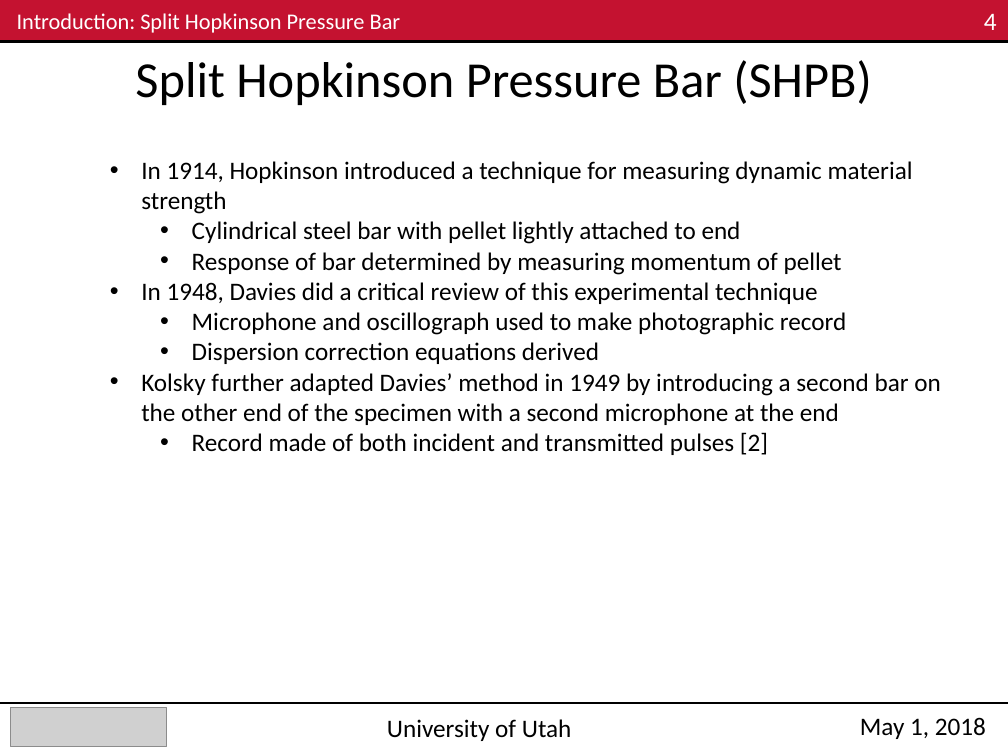
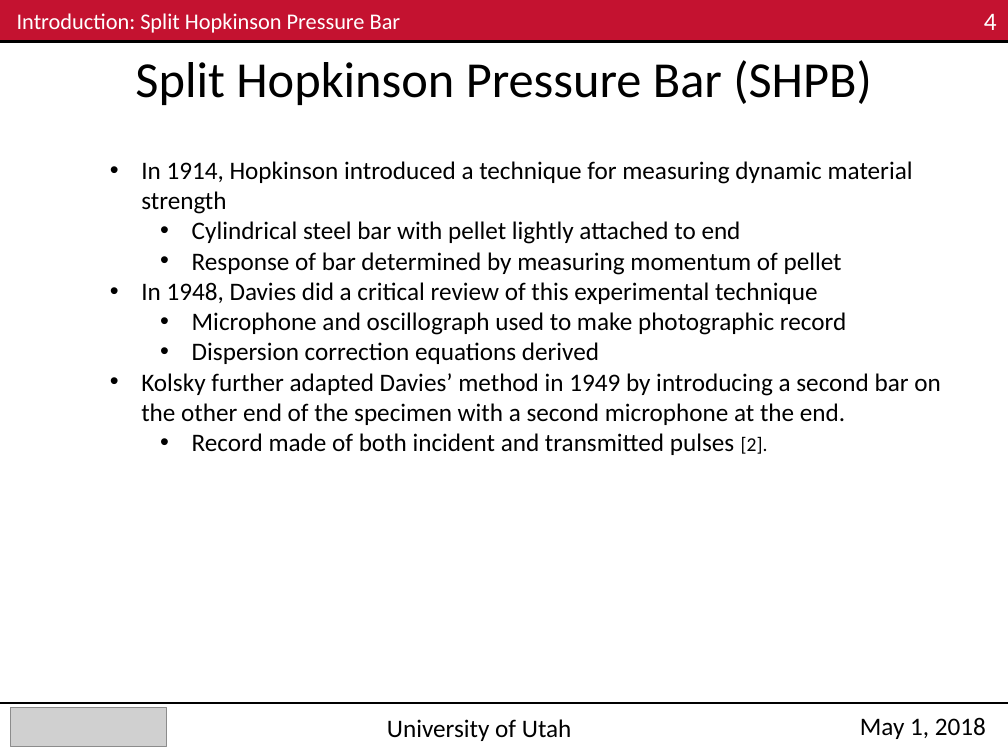
Before and after one commit to Mar-ten/PMAA_Fracture, a slide deck: slide 4 of ME EN 6960_Group4_Exp3_Nick.pptx. Drawn at 1008x756 pixels with LibreOffice and Linux fonts; fonts in the diff are those of the drawing; grey boxes stand for pictures. Boxes give left, top, right and bottom in pixels: in the first picture for what was removed or moved away, otherwise in the second. Text is boxed around its words. In the diff, an @@ line names an element or a change of style, - is before the commit and + after.

```diff
--- a/ME EN 6960_Group4_Exp3_Nick.pptx
+++ b/ME EN 6960_Group4_Exp3_Nick.pptx
@@ text at [141, 373, 941, 455]: text changed @@
-  • Kolsky further adapted Davies’ method in 1949 by introducing a second bar on the other end of the specimen with a second microphone at the end
-    • Record made of both incident and transmitted pulses [2]
+  • Kolsky further adapted Davies’ method in 1949 by introducing a second bar on the other end of the specimen with a second microphone at the end.
+    • Record made of both incident and transmitted pulses [2].
```
Also in this commit, not shown: 7 other slides changed.
